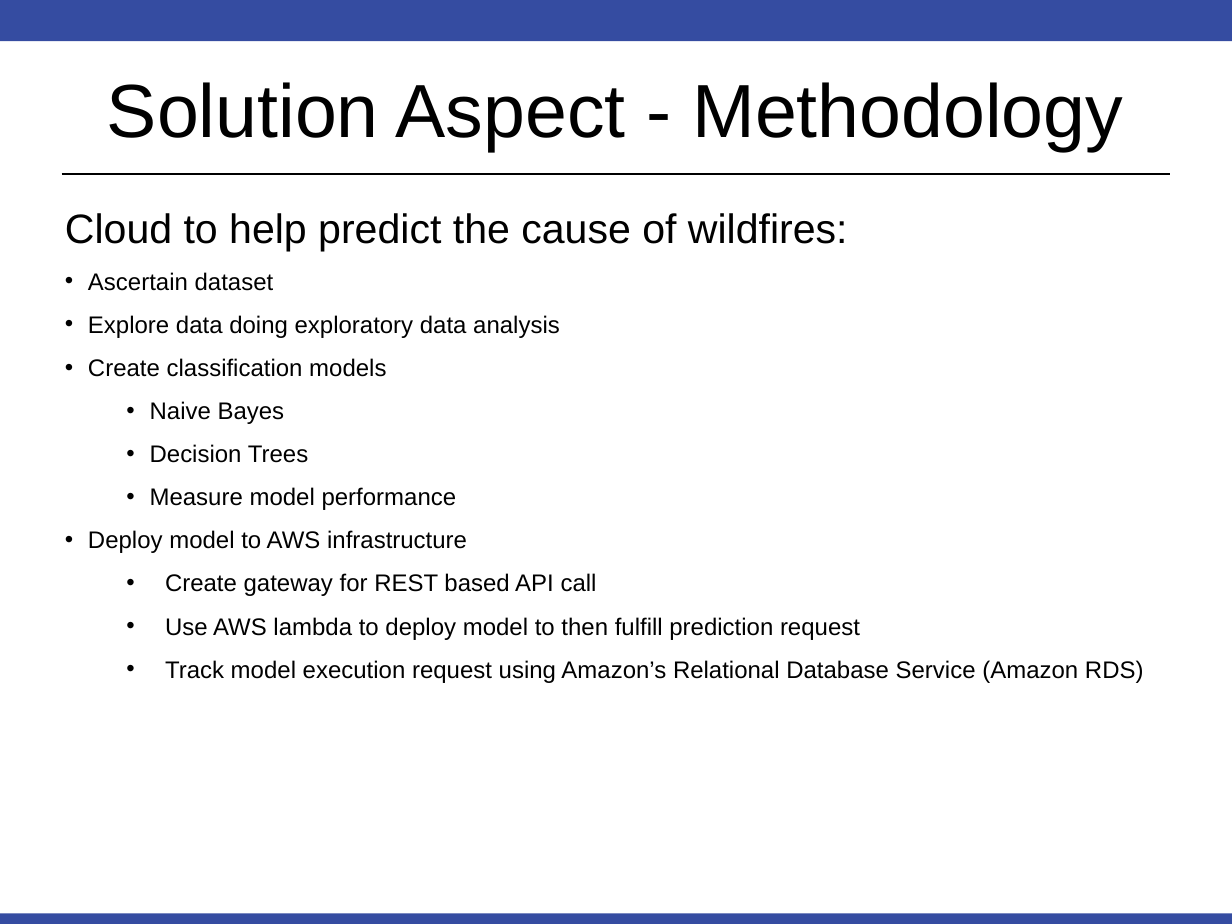
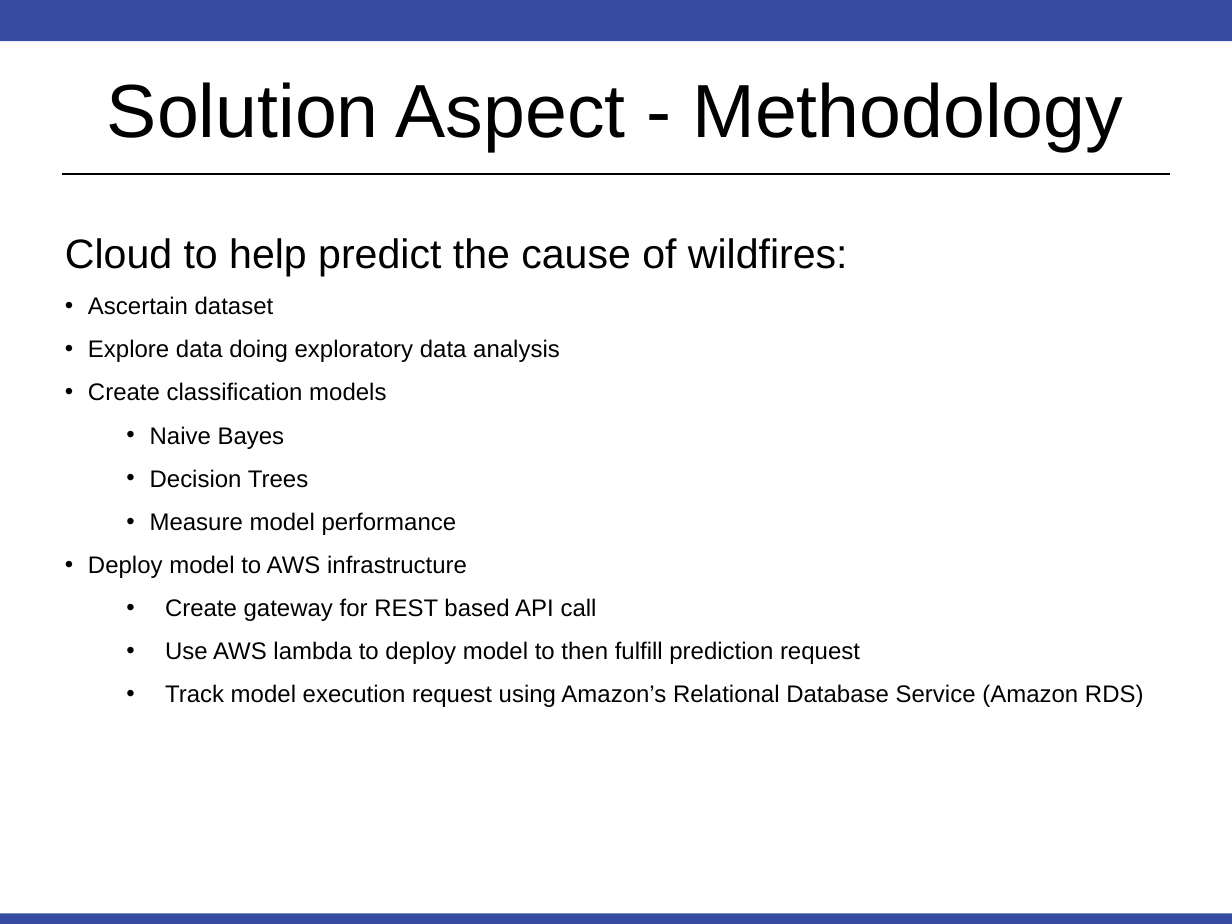
Before and after one commit to RobinsonCW/USWildfireAnalysis, a slide deck: slide 4 of presentation/DS7346_Cloud_Computing_Presentation_jrw.pptx. Drawn at 1232x924 pixels with LibreOffice and Linux fonts; fonts in the diff are those of the drawing. Boxes give left, top, right and bottom in pixels: in the first picture for what was removed or moved away, otherwise in the second. Text is boxed around its words. In the diff, an @@ line names an element or a change of style, - is before the commit and + after.

Commit message:
Updated presentation slides w/ appropriate size fonts

```diff
--- a/presentation/DS7346_Cloud_Computing_Presentation_jrw.pptx
+++ b/presentation/DS7346_Cloud_Computing_Presentation_jrw.pptx
@@ text at (65, 238, 848, 276): line spacing 1 to 1.5 @@
```
Also in this commit, not shown: 6 other slides changed.
